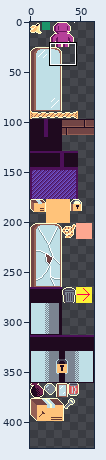
Sprite sheet, stored at atlas_debug.png. Above, an overview of the earlier version with the close-up marked.
Close-up. The starting point:
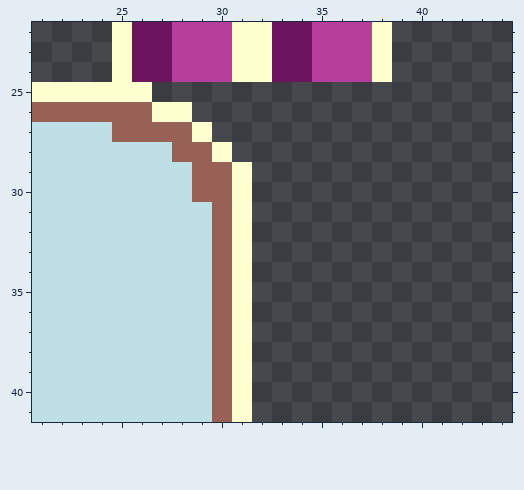
The file is 64x512 pixels. Shown: x 21..44, y 22..41. The wide view leaves out empty margins. The commit also changed other parts of the picture, which this record leaves out.
Once edited:
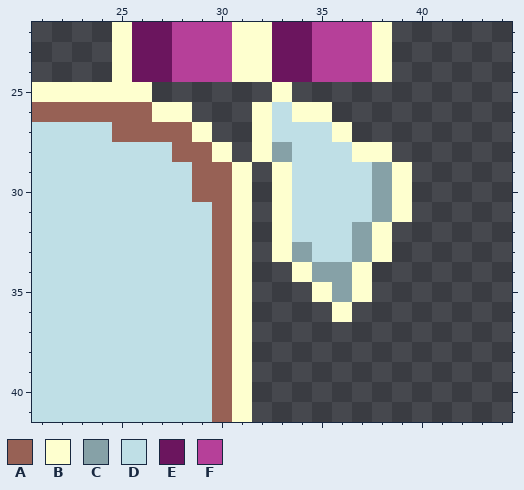
Palette (. is transparent): A #976155  B #feffcf  C #86a1a7  D #bfdfe6  E #6b155e  F #b64099
The edit:
@@ x 30..41 @@
 24 FBBEEFFFB...
-25 ............
-26 ............
-27 ............
-28 B...........
-29 AB..........
-30 AB..........
-31 AB..........
-32 AB..........
-33 AB..........
-34 AB..........
-35 AB..........
-36 AB..........
+25 ...B........
+26 ..BDBB......
+27 ..BDDDB.....
+28 B.BCDDDBB...
+29 AB.BDDDDCB..
+30 AB.BDDDDCB..
+31 AB.BDDDDCB..
+32 AB.BDDDCB...
+33 AB.BCDDCB...
+34 AB..BCCB....
+35 AB...BCB....
+36 AB....B.....
 37 AB..........
